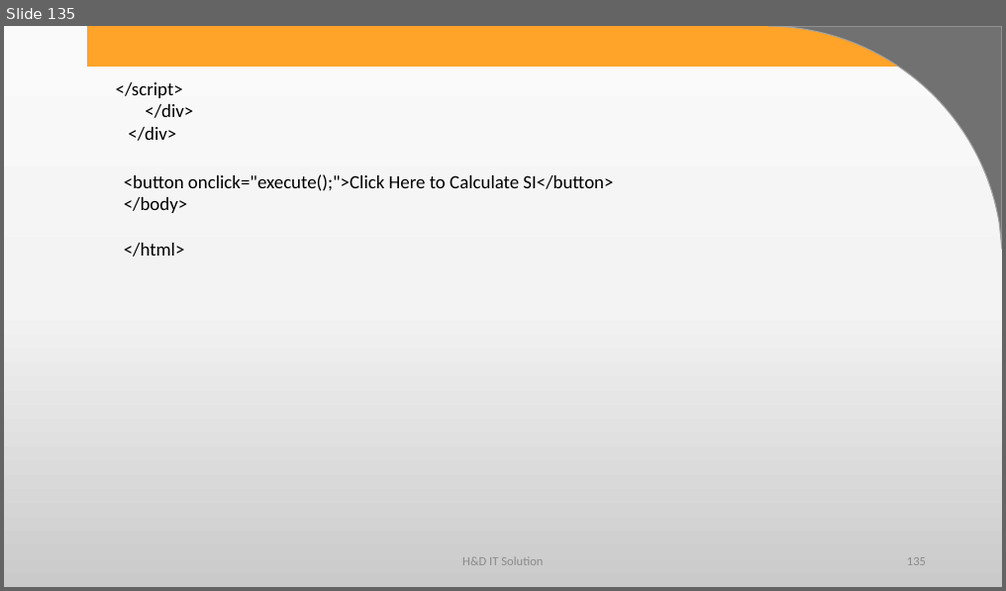
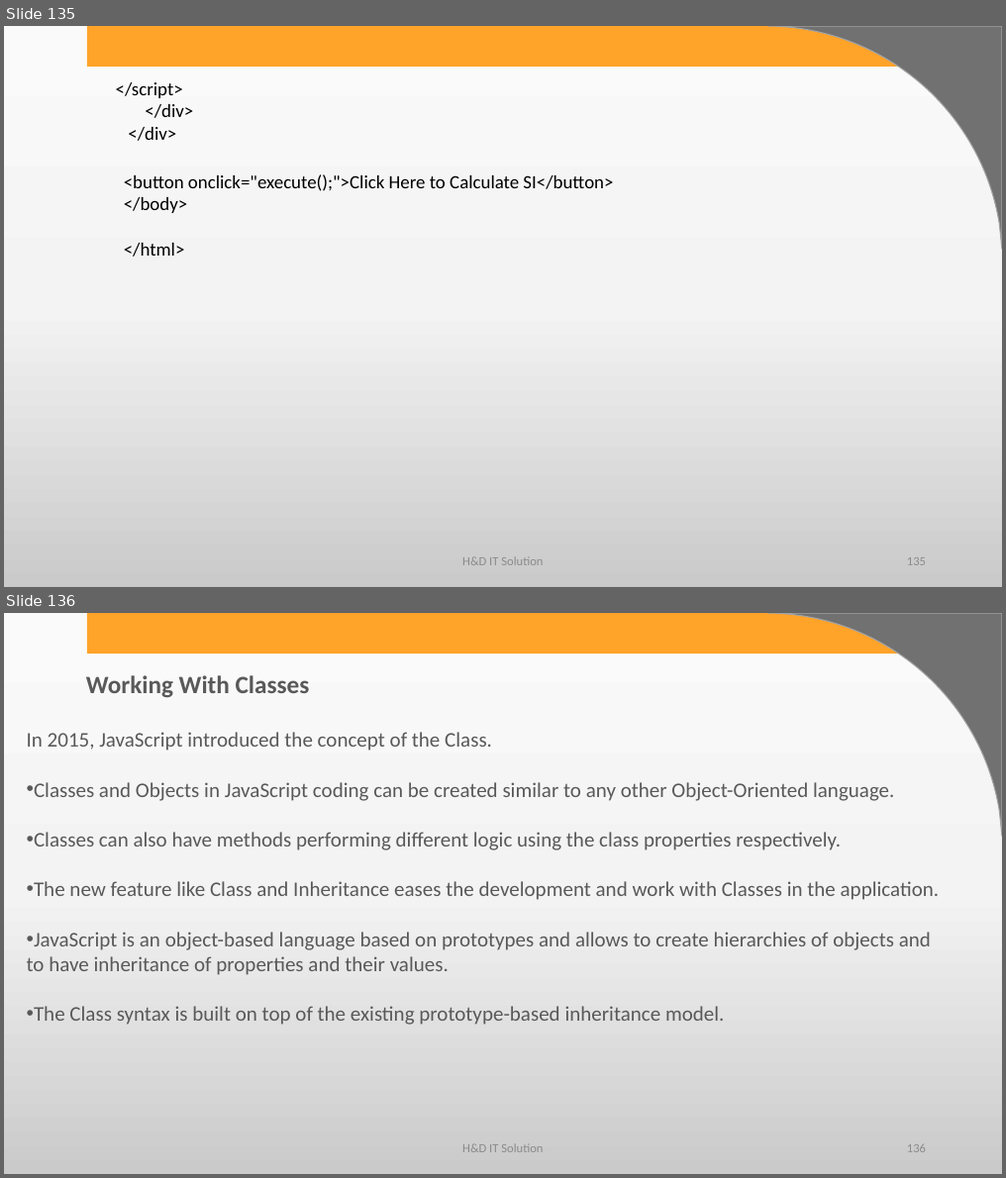
Before and after one commit to harshadasawant/javascript, a slide deck: ppt/JavaScript.pptx. Shown one above the other, each under a label of ours: slide 135 before the commit, slides 135 and 136 after it. The pictures are 1006x591 and 1006x1178 pixels, drawn with LibreOffice and Linux fonts; fonts in the diff are those of the drawing; background and template pictures are left out. Boxes give left, top, right and bottom in pixels: in the first picture for what was removed or moved away, otherwise in the second. Text is boxed around its words. In the diff, an @@ line names an element or a change of style, - is before the commit and + after.

Commit message:
exception class inheritance objects

```diff
--- a/ppt/JavaScript.pptx
+++ b/ppt/JavaScript.pptx
@@ slide 136 added at (4, 613, 1002, 1174), background gradient #FBFBFB to #F4F4F4 to #CBCBCB; not listed: 2 template elements that a slide beside it also shows @@
@@ text added at (86, 675, 310, 697), 24 pt, text #595959, bold @@
+Working With Classes
@@ text added at (27, 732, 940, 1025), 20 pt, text #595959 @@
+In 2015, JavaScript introduced the concept of the Class.
+• Classes and Objects in JavaScript coding can be created similar to any other Object-Oriented language.
+• Classes can also have methods performing different logic using the class properties respectively.
+• The new feature like Class and Inheritance eases the development and work with Classes in the application.
+• JavaScript is an object-based language based on prototypes and allows to create hierarchies of objects and to have inheritance of properties and their values.
+• The Class syntax is built on top of the existing prototype-based inheritance model.
@@ text added at (462, 1145, 543, 1153), 12 pt, text #8C8C8C @@
+H&D IT Solution
@@ page number added at (907, 1145, 926, 1153), 12 pt, text #8C8C8C @@
+136
```
Also in this commit, not shown: 34 other slides added, 2 other files.
